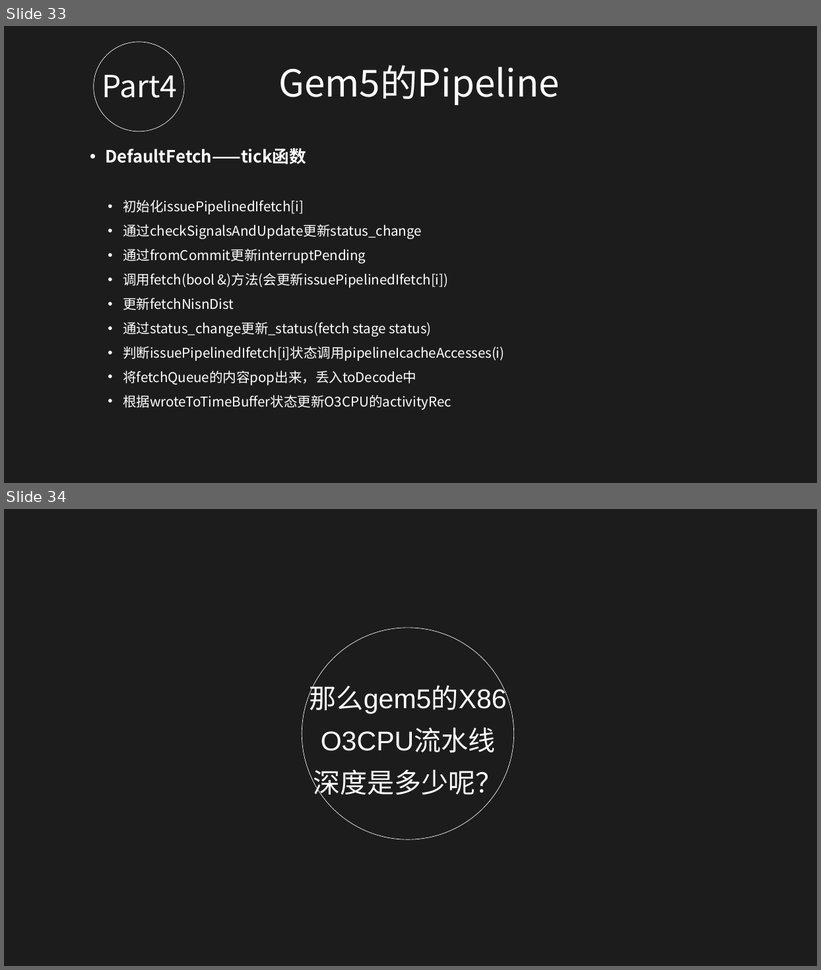
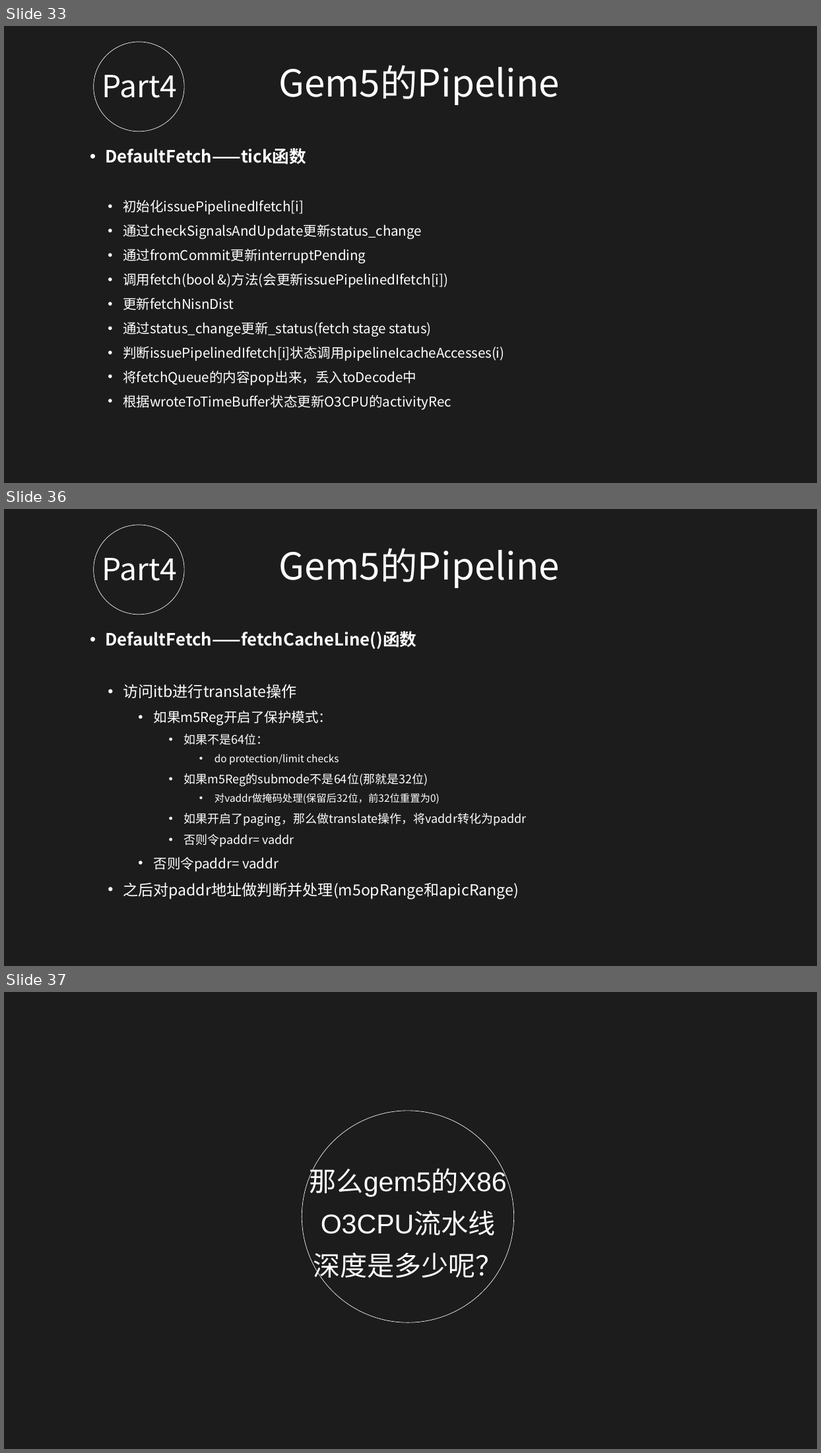
Before and after one commit to oliverxyy/gem5-source-code-learning, a slide deck: doc/gem5.pptx. Shown one above the other, each under a label of ours: slides 33 and 34 before the commit, slides 33, 36 and 37 after it; the slides between them are not shown. The pictures are 821x970 and 821x1453 pixels, drawn with LibreOffice and Linux fonts; fonts in the diff are those of the drawing; background and template pictures are left out; a plain dark background stands for a picture behind light text. Boxes give left, top, right and bottom in pixels: in the first picture for what was removed or moved away, otherwise in the second. Text is boxed around its words. In the diff, an @@ line names an element or a change of style, - is before the commit and + after.

Commit message:
add DefaultFetch fetch and fetchCacheLine functions

```diff
--- a/doc/gem5.pptx
+++ b/doc/gem5.pptx
@@ slide 36 added at [4,509,817,966], background picture (left out); not listed: 1 template element that a slide beside it also shows @@
@@ ellipse added at [94,525,185,615], outline #FFFFFF 0.51 pt @@
@@ text added at [279,548,559,588], 44 pt, text #FFFFFF @@
+Gem5的Pipeline
@@ text added at [102,558,177,581], 36 pt, text #FFFFFF @@
+Part4
@@ text added at [105,631,416,649], 20 pt, text #FFFFFF, bold @@
+• DefaultFetch——fetchCacheLine()函数
@@ text added at [123,684,527,899], 14 pt, text #FFFFFF @@
+• 访问itb进行translate操作
+  • 如果m5Reg开启了保护模式：
+    • 如果不是64位：
+      • do protection/limit checks
+    • 如果m5Reg的submode不是64位(那就是32位)
+      • 对vaddr做掩码处理(保留后32位，前32位重置为0)
+    • 如果开启了paging，那么做translate操作，将vaddr转化为paddr
+    • 否则令paddr= vaddr
+  • 否则令paddr= vaddr
+• 之后对paddr地址做判断并处理(m5opRange和apicRange)
@@ what was slide 34 is now slide 37 @@
```
Also in this commit, not shown: 2 other slides added.
